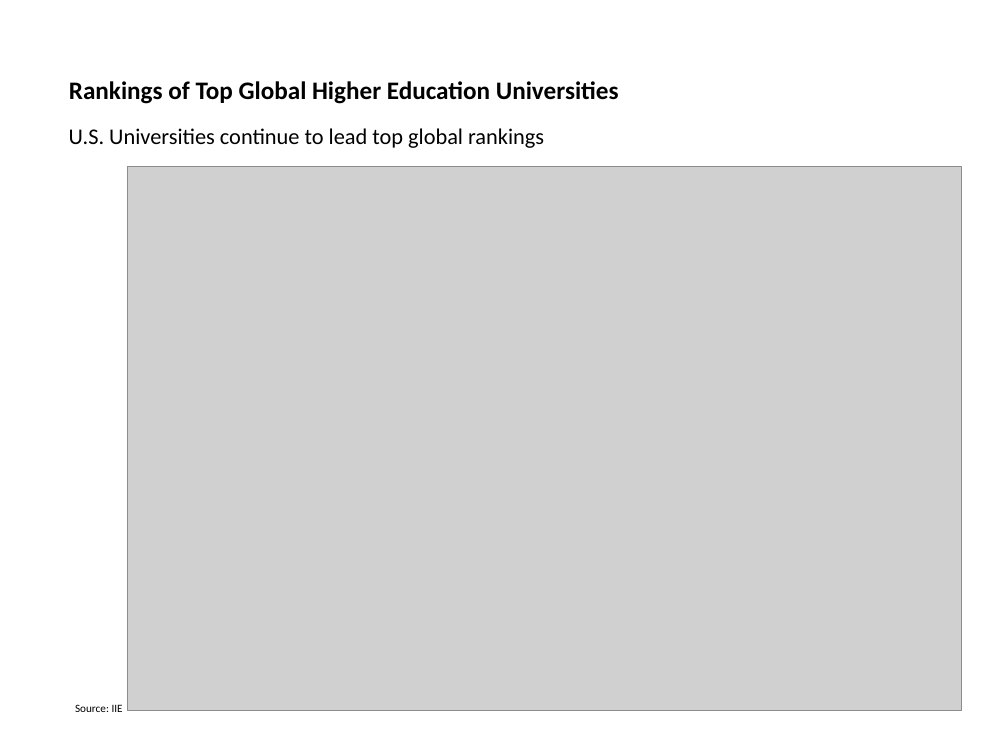
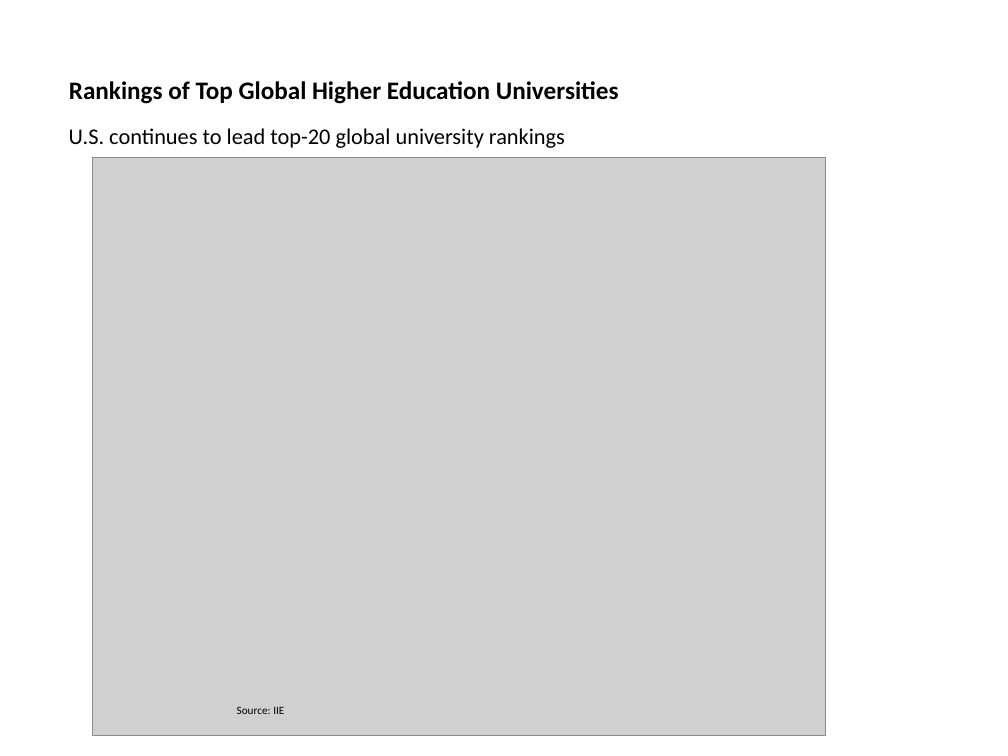
Before and after one commit to kadzema/InternationalSchoolsUS, a slide deck: slide 5 of PowerPoint/International_Schools_DRAFT 13122017.pptx. Drawn at 1008x756 pixels with LibreOffice and Linux fonts; fonts in the diff are those of the drawing; grey boxes stand for pictures. Boxes give left, top, right and bottom in pixels: in the first picture for what was removed or moved away, otherwise in the second. Text is boxed around its words. In the diff, an @@ line names an element or a change of style, - is before the commit and + after.

```diff
--- a/PowerPoint/International_Schools_DRAFT 13122017.pptx
+++ b/PowerPoint/International_Schools_DRAFT 13122017.pptx
@@ text at [69,128,565,148]: text changed @@
-U.S. Universities continue to lead top global rankings
+U.S. continues to lead top-20 global university rankings
@@ picture: place and size @@
-picture at [128,166,962,711]
+picture at [93,158,826,736]
@@ text "Source: IIE": place and size @@
-text "Source: IIE" at [75,704,123,712]
+text "Source: IIE" at [237,706,284,714]
```
Also in this commit, not shown: 4 other slides changed, 1 slide added, 1 slide removed, 6 other files.
